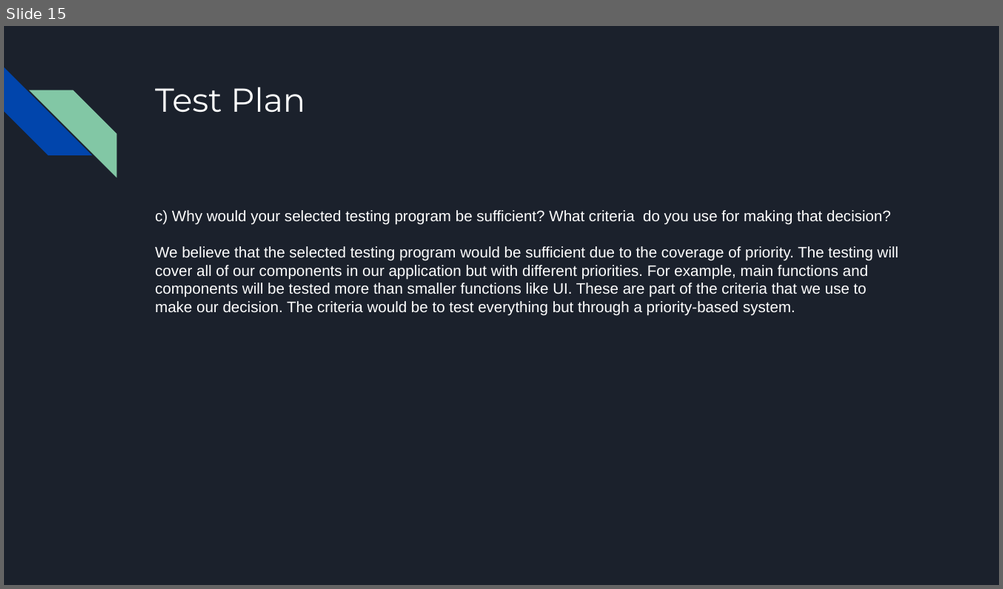
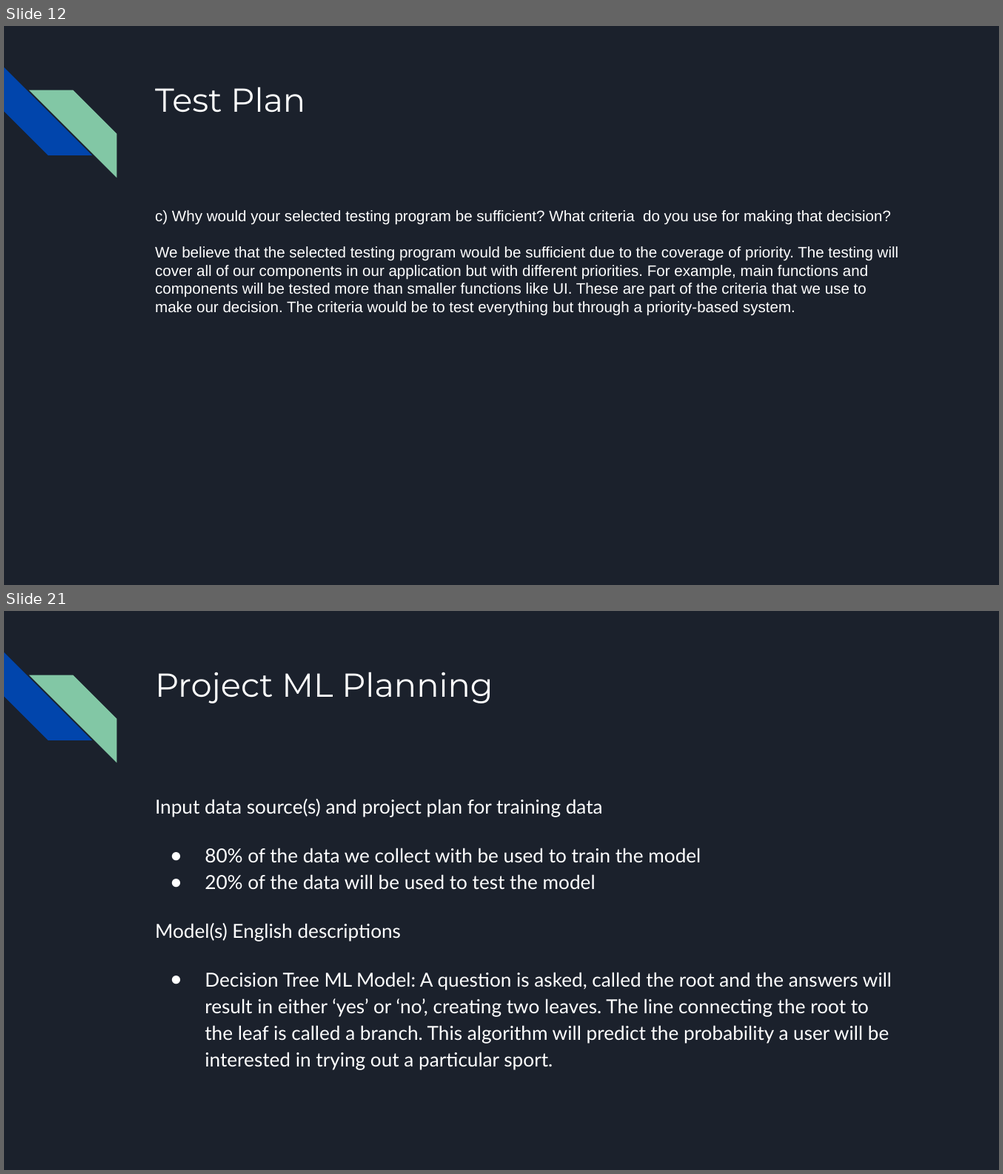
Before and after one commit to jamilkhan98/CECS491AProject, a slide deck: Sprints/Sprint #4/Sprint #4 Presentation.pptx. Shown one above the other, each under a label of ours: slide 15 before the commit, slides 12 and 21 after it; the slides between them are not shown. The pictures are 1003x589 and 1003x1174 pixels, drawn with LibreOffice and Linux fonts; fonts in the diff are those of the drawing. Boxes give left, top, right and bottom in pixels: in the first picture for what was removed or moved away, otherwise in the second. Text is boxed around its words. In the diff, an @@ line names an element or a change of style, - is before the commit and + after.

```diff
--- a/Sprints/Sprint #4/Sprint #4 Presentation.pptx
+++ b/Sprints/Sprint #4/Sprint #4 Presentation.pptx
@@ slide 21 added at (4, 611, 999, 1170), background #1B212C; not listed: 2 template elements that a slide beside it also shows @@
@@ title added at (155, 672, 492, 703), 24 pt, text #FFFFFF @@
+Project ML Planning
@@ text added at (155, 799, 891, 1071), 14 pt, text #FFFFFF @@
+Input data source(s) and project plan for training data
+● 80% of the data we collect with be used to train the model
+● 20% of the data will be used to test the model
+Model(s) English descriptions
+● Decision Tree ML Model: A question is asked, called the root and the answers will result in either ‘yes’ or ‘no’, creating two leaves. The line connecting the root to the leaf is called a branch. This algorithm will predict the probability a user will be interested in trying out a particular sport.
@@ what was slide 15 is now slide 12 @@
```
Also in this commit, not shown: 7 slides changed, 14 other slides added.
